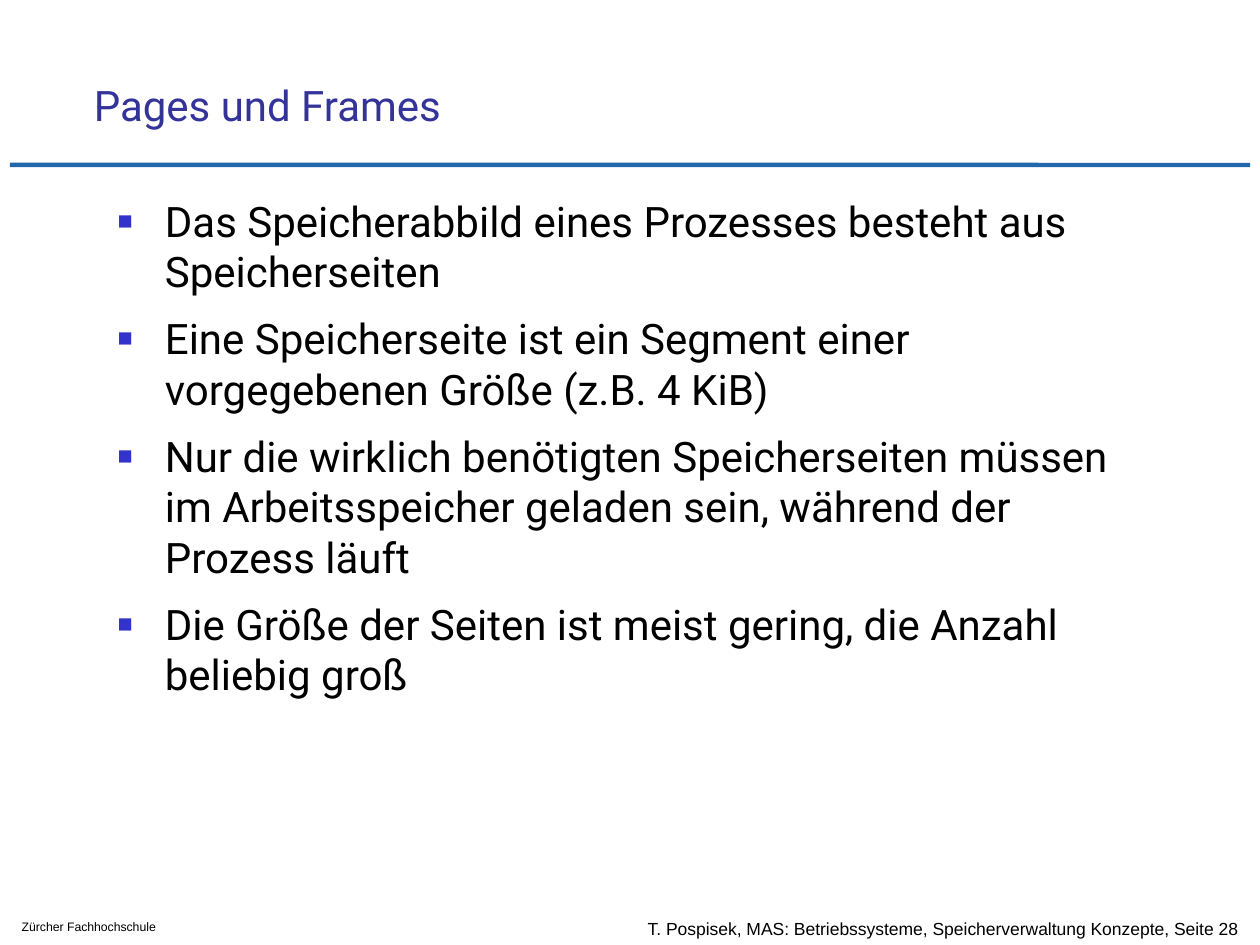
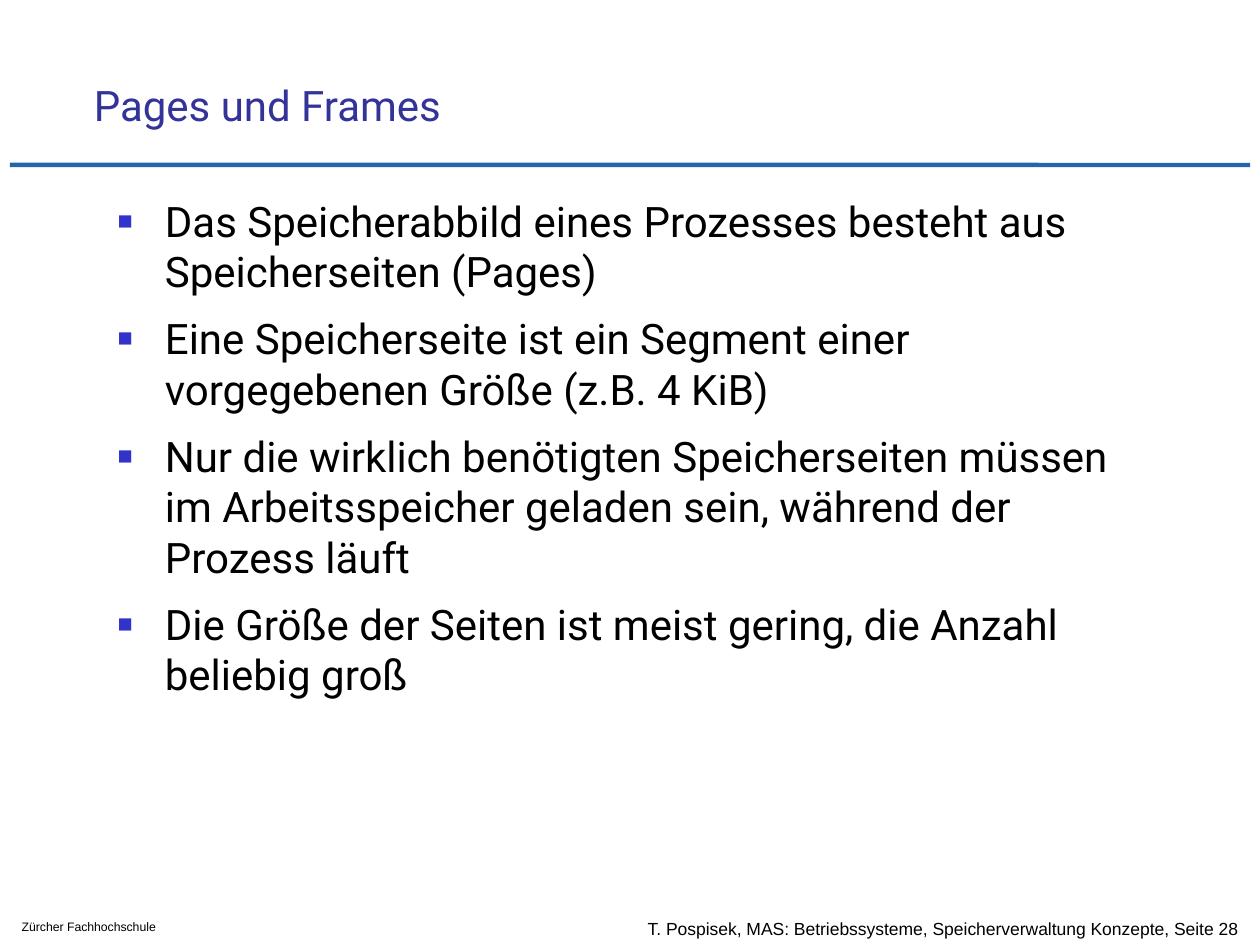
Before and after one commit to tpo/betriebssysteme, a slide deck: slide 28 of 10_Speicherverwaltung_Grundlegende_Konzepte.odp. Drawn at 1260x945 pixels with LibreOffice and Linux fonts; fonts in the diff are those of the drawing; background and template pictures are left out. Boxes give left, top, right and bottom in pixels: in the first picture for what was removed or moved away, otherwise in the second. Text is boxed around its words. In the diff, an @@ line names an element or a change of style, - is before the commit and + after.

```diff
--- a/10_Speicherverwaltung_Grundlegende_Konzepte.odp
+++ b/10_Speicherverwaltung_Grundlegende_Konzepte.odp
@@ text at box(165, 205, 1067, 297): text changed @@
-■ Das Speicherabbild eines Prozesses besteht aus Speicherseiten
+■ Das Speicherabbild eines Prozesses besteht aus Speicherseiten (Pages)
```
Also in this commit, not shown: 3 other slides changed.
